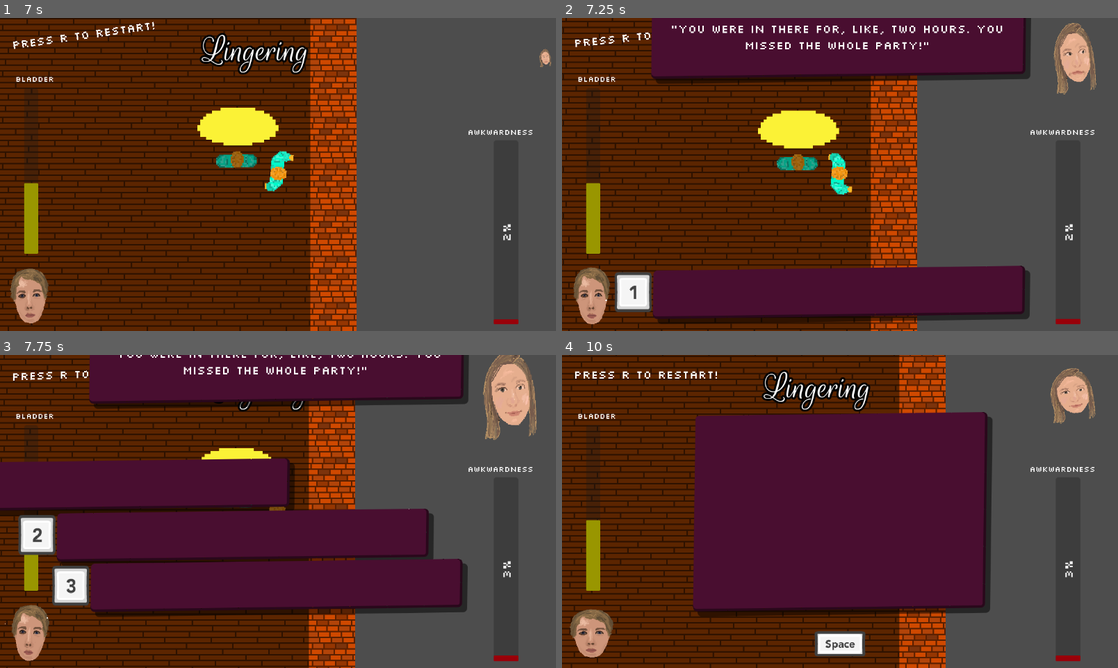
Above: before the commit, frames 1-4 (two rows, left to right).
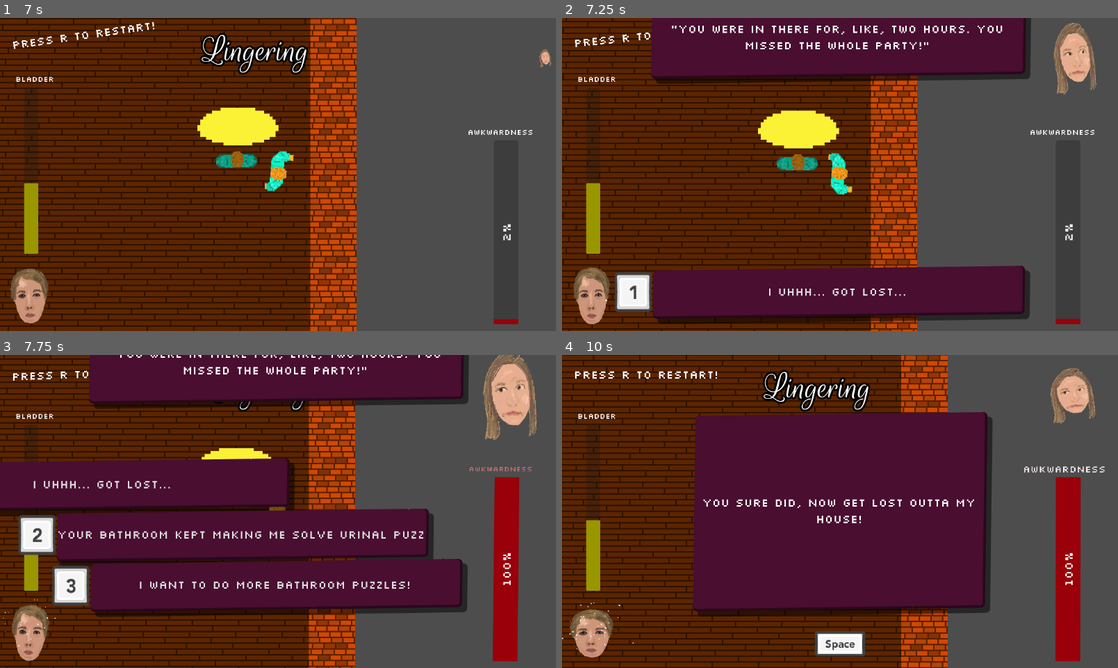
Above: after the commit, the same moments.

Repository: Jibby-Games/PizzaJam11
Game: Godot game, scene res://levels/PartyGame/house2.tscn
Same seed, same stepped clock (60 frames per second), same inputs: the game is played once before the commit and once after it. This scene is started directly instead of the project's main scene.
Inputs (mouse positions are in pixels of both pictures, inside the frame that each line leads up to):
- Up to frame 1 (7 s): tap R (restart) every 0.75 s from 0.5 to 4.25 s; move the mouse to (400, 158) at 0.52 s; press the mouse at (400, 158) at 0.53 s; hold D (right) 0.53-1.28 s; tap Enter (ui_accept) at 0.77, 1.52, 3.02, 3.77, 4.52, 6.02, 6.77 s; move the mouse to (166, 190) at 1.27 s; release the mouse at (166, 190) at 1.28 s; hold S (down) 1.28-2.03 s; click (166, 190) at 1.35 s; move the mouse to (333, 105) at 2.02 s; press the mouse at (333, 105) at 2.03 s; hold D (right) 2.03-2.78 s; move the mouse to (250, 237) at 2.77 s; release the mouse at (250, 237) at 2.78 s; hold W (up) 2.78-3.53 s; click (250, 237) at 2.85 s; move the mouse to (444, 221) at 3.52 s; press the mouse at (444, 221) at 3.53 s; hold A (left) 3.53-5.03 s; move the mouse to (111, 127) at 4.27 s; release the mouse at (111, 127) at 4.28 s; click (111, 127) at 4.35 s; move the mouse to (305, 174) at 5.02 s; press the mouse at (305, 174) at 5.03 s; hold S (down) 5.03-5.78 s; move the mouse to (194, 96) at 5.77 s; release the mouse at (194, 96) at 5.78 s; hold D (right) 5.78-6.53 s; click (194, 96) at 5.85 s; move the mouse to (400, 158) at 6.52 s; press the mouse at (400, 158) at 6.53 s; hold W (up) from 6.53 s (still down)
- Up to frame 2 (7.25 s): keep holding W (up)
- Up to frame 3 (7.75 s): release W (up) at 7.25 s; release the mouse at (400, 495) at 7.25 s; click (278, 630) at 7.25 s
- Up to frame 4 (10 s): move the mouse to (728, 527) at 8.02 s; hold D (right) 8.03-8.78 s; click (728, 527) at 8.1 s; tap Enter (ui_accept) at 8.27, 9.77 s; move the mouse to (895, 442) at 8.77 s; press the mouse at (895, 442) at 8.78 s; hold S (down) 8.78-9.53 s; move the mouse to (812, 574) at 9.52 s; release the mouse at (812, 574) at 9.53 s; hold A (left) from 9.53 s (still down); click (812, 574) at 9.6 s

Frame 1 is identical in both runs. In frame 2, 0.2% of the frame differs, in the area x 37-62%, y 86-89%; in frame 3, 4.0%; in frame 4, 21%, in the area x 0-98%, y 0-100%.

Commit message:
feat: add bathroom exit event text

Diff:
--- /dev/null
+++ b/awkward_scenarios/bathroom_exit.tres
@@ -0,0 +1,32 @@
+[gd_resource type="Resource" script_class="AwkwardScenarioData" load_steps=2 format=3 uid="uid://ba7hfqpao1pes"]
+
+[ext_resource type="Script" path="res://awkward_scenarios/awkward_scenario_data.gd" id="1_ba43k"]
+
+[resource]
+script = ExtResource("1_ba43k")
+event_text = "Linda is waiting for you outside the bathroom. \"You were in there for, like, two hours. You missed the whole party!\""
+playertalk_scenario = false
+npctalk_scenario = true
+npc_animation = "girl1_grimace"
+player_animation = "player_talking"
+choice_1 = "I uhhh... got lost..."
+response_1 = "You sure did, now get lost outta my house!"
+awkardness_1 = 100
+player_animation_1 = "player_normal"
+player_talk_1 = true
+npc_animation_1 = "girl1_grimace"
+npc_talk_1 = true
+choice_2 = "Your bathroom kept making me solve urinal puzzles!"
+response_2 = "Are you drunk? What the hell are you talking about?! Get out!"
+awkardness_2 = 100
+player_animation_2 = "player_normal"
+player_talk_2 = true
+npc_animation_2 = "girl1_grimace"
+npc_talk_2 = true
+choice_3 = "I want to do more bathroom puzzles!"
+response_3 = "Are you drunk? What the hell are you talking about?! Get out!"
+awkardness_3 = 100
+player_animation_3 = "player_normal"
+player_talk_3 = true
+npc_animation_3 = "girl1_grimace"
+npc_talk_3 = true
--- a/levels/PartyGame/house2.tscn
+++ b/levels/PartyGame/house2.tscn
@@ -1,40 +1,11 @@
-[gd_scene load_steps=8 format=3 uid="uid://43ga3nkgpwua"]
+[gd_scene load_steps=7 format=3 uid="uid://43ga3nkgpwua"]
 
 [ext_resource type="PackedScene" uid="uid://b8xwphmndk8fr" path="res://levels/base_level.tscn" id="1_gmixg"]
 [ext_resource type="Script" path="res://levels/PartyGame/house2.gd" id="2_8dts4"]
 [ext_resource type="PackedScene" uid="uid://164aiq1258ql" path="res://objects/awkward_trigger.tscn" id="2_x01xj"]
-[ext_resource type="Script" path="res://awkward_scenarios/awkward_scenario_data.gd" id="3_xyto1"]
+[ext_resource type="Resource" uid="uid://ba7hfqpao1pes" path="res://awkward_scenarios/bathroom_exit.tres" id="4_ktlr1"]
 [ext_resource type="PackedScene" uid="uid://on4yxagsgs2j" path="res://objects/NPC.tscn" id="4_y0rwu"]
 [ext_resource type="PackedScene" uid="uid://dibhmbwefhtgx" path="res://objects/door_trigger.tscn" id="6_xvbpx"]
-
-[sub_resource type="Resource" id="Resource_mbljj"]
-script = ExtResource("3_xyto1")
-event_text = "Linda is waiting for you outside the bathroom. \"You were in there for, like, two hours. You missed the whole party!\""
-playertalk_scenario = false
-npctalk_scenario = true
-npc_animation = "girl1_grimace"
-player_animation = "player_talking"
-choice_1 = ""
-response_1 = ""
-awkardness_1 = 0
-player_animation_1 = "player_talking"
-player_talk_1 = false
-npc_animation_1 = "girl1_smile"
-npc_talk_1 = false
-choice_2 = ""
-response_2 = ""
-awkardness_2 = 0
-player_animation_2 = "player_talking"
-player_talk_2 = false
-npc_animation_2 = "girl1_smile"
-npc_talk_2 = false
-choice_3 = ""
-response_3 = ""
-awkardness_3 = 0
-player_animation_3 = ""
-player_talk_3 = false
-npc_animation_3 = ""
-npc_talk_3 = false
 
 [node name="Level" instance=ExtResource("1_gmixg")]
 script = ExtResource("2_8dts4")
@@ -51,7 +22,7 @@
 
 [node name="LeavingAwkwardTrigger" parent="." index="2" instance=ExtResource("2_x01xj")]
 position = Vector2(334, -180)
-awkward_scenario = SubResource("Resource_mbljj")
+awkward_scenario = ExtResource("4_ktlr1")
 
 [node name="NPC" parent="." index="3" instance=ExtResource("4_y0rwu")]
 position = Vector2(333, -159)
--- a/ui/awkward_event_system.tscn
+++ b/ui/awkward_event_system.tscn
@@ -549,9 +549,9 @@
 anchors_preset = 5
 anchor_left = 0.5
 anchor_right = 0.5
-offset_left = -256.0
+offset_left = 320.0
 offset_top = 15.0
-offset_right = 519.001
+offset_right = 1095.0
 offset_bottom = 207.0
 grow_horizontal = 2
 
@@ -673,10 +673,10 @@
 anchor_top = 0.5
 anchor_right = 0.5
 anchor_bottom = 0.5
-offset_left = -302.5
-offset_top = -202.5
-offset_right = 302.5
-offset_bottom = 202.501
+offset_left = 273.5
+offset_top = 121.5
+offset_right = 878.5
+offset_bottom = 526.501
 grow_horizontal = 2
 grow_vertical = 2
 pivot_offset = Vector2(302, 202)
@@ -692,19 +692,19 @@
 
 [node name="InputPrompt" parent="ResponseScreen" instance=ExtResource("3_m2sxk")]
 layout_mode = 1
-offset_left = 526.0
-offset_top = 512.0
-offset_right = 626.0
-offset_bottom = 612.0
+offset_left = 1102.0
+offset_top = 1160.0
+offset_right = 1202.0
+offset_bottom = 1260.0
 
 [node name="NPCPortrait" parent="." instance=ExtResource("6_eyki4")]
 layout_mode = 1
 anchors_preset = 1
 anchor_left = 1.0
 anchor_right = 1.0
-offset_left = -154.0
+offset_left = 998.0
 offset_top = 18.0
-offset_right = -25.9851
+offset_right = 1126.01
 offset_bottom = 145.998
 grow_horizontal = 0
 
